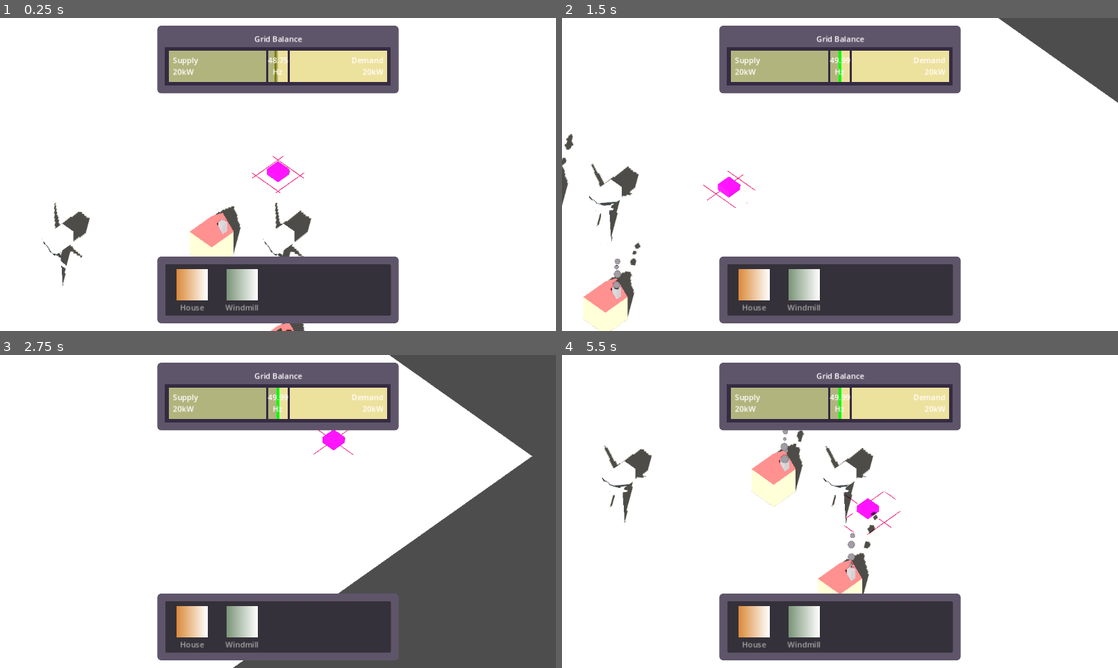
Above: before the commit, frames 1-4 (two rows, left to right).
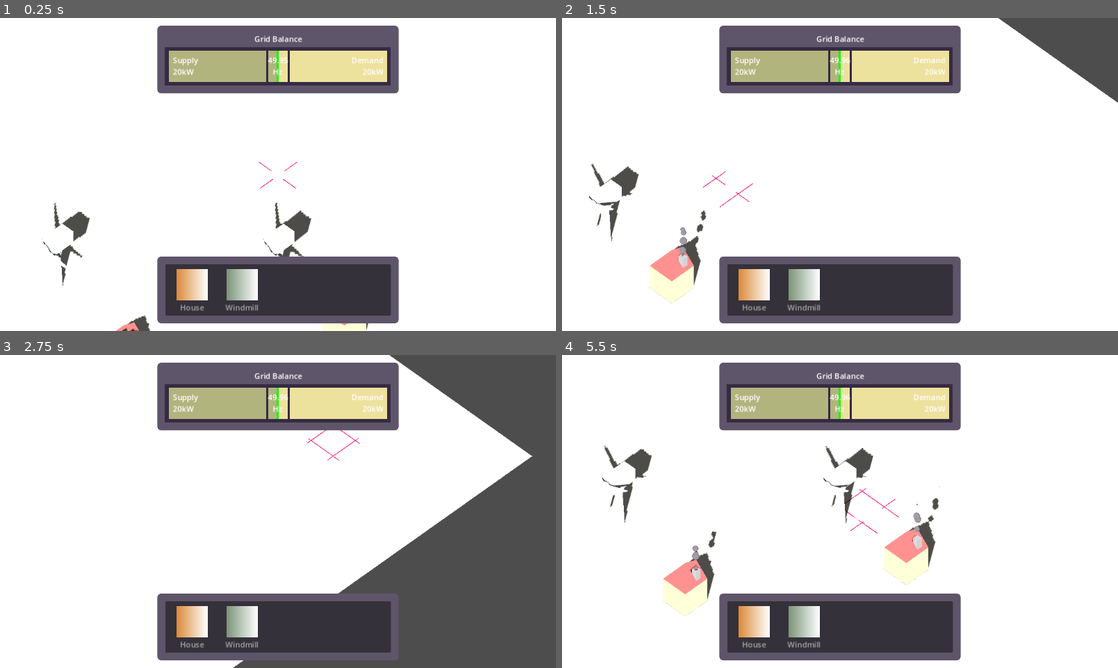
Above: after the commit, the same moments.

Repository: Vandebron/vandebron_game
Game: Godot game, scene res://world/main.tscn
Two runs of this game, one before a commit and one after it. Both use one fixed random seed, a clock stepped at 60 frames per second and the inputs below.
Inputs (mouse positions are in pixels of both pictures, inside the frame that each line leads up to):
- Up to frame 1 (0.25 s): no input
- Up to frame 2 (1.5 s): move the mouse to (962, 158) at 0.52 s; hold D (move_right) 0.53-1.28 s; click (962, 158) at 0.67 s; move the mouse to (728, 190) at 1.27 s; hold S (move_down) from 1.28 s (still down); click (728, 190) at 1.42 s
- Up to frame 3 (2.75 s): move the mouse to (333, 442) at 2.02 s; release S (move_down) at 2.03 s; hold D (move_right) from 2.03 s (still down); click (333, 442) at 2.17 s
- Up to frame 4 (5.5 s): move the mouse to (812, 574) at 2.77 s; release D (move_right) at 2.78 s; hold W (move_up) 2.78-3.53 s; click (812, 574) at 2.92 s; move the mouse to (1006, 558) at 3.52 s; hold A (move_left) 3.53-5.03 s; click (1006, 558) at 3.67 s; move the mouse to (673, 464) at 4.27 s; click (673, 464) at 4.42 s; move the mouse to (867, 511) at 5.02 s; hold S (move_down) from 5.03 s (still down); click (867, 511) at 5.17 s

The runs differ from the first frame. In frame 1, 2.0% of the frame differs, in the area x 9-67%, y 10-100%; in frame 2, 3.2%; in frame 3, 0.3%; in frame 4, 5.3%, in the area x 7-68%, y 10-84%.

Commit message:
Add ability to place buildings

Diff:
--- a/library/building/building_def.gd
+++ b/library/building/building_def.gd
@@ -6,3 +6,4 @@
 @export var display_name: String
 @export var image: Texture2D
 @export var model: PackedScene
+@export var scene: PackedScene
--- /dev/null
+++ b/library/constants.gd
@@ -0,0 +1,5 @@
+extends Node
+
+
+const GROUP_PRODUCER: String = "producer"
+const GROUP_CONSUMER: String = "consumer"
--- a/library/egrid/egrid.gd
+++ b/library/egrid/egrid.gd
@@ -1,12 +1,11 @@
 extends Node
 class_name EGrid # E=Energy
 
-
-@export var producer_container: Node
-@export var consumer_container: Node
 @export var target_frequency: float = 50.0
 @export var frequency_tolerance: float = 0.05
 
+@onready var producer_container: Node3D = %Producers
+@onready var consumer_container: Node3D = %Consumers
 @onready var supply_lbl: RichTextLabel = %SupplyLbl
 @onready var demand_lbl: RichTextLabel = %DemandLbl
 @onready var frequency_lbl: RichTextLabel = %FrequencyLbl
@@ -24,7 +23,7 @@
 func _physics_process(delta: float) -> void:
 	supply = get_supply()
 	demand = get_demand() # TODO: What if demand is zero? We get division by zero
-	balance = lerpf(balance, supply / demand, delta * balance_adj_rate)
+	balance = lerpf(balance, supply / demand, delta * balance_adj_rate) # TODO: Apply ease-in-out
 
 	_update_ui()
 
@@ -42,7 +41,7 @@
 
 
 func get_producers() -> Array[EAsset]:
-	# TODO: Refactor after this is fixed: https://github.com/godotengine/godot/issues/72566
+	# TODO: We do result.assign() because of this: https://github.com/godotengine/godot/issues/72566
 	var result: Array[EAsset] = []
 	result.assign(producer_container.get_children()
 		.map(func(node: Node) -> EAsset: return node as EAsset))
@@ -50,20 +49,21 @@
 
 
 func get_consumers() -> Array[Consumer]:
-	# TODO: Refactor after this is fixed: https://github.com/godotengine/godot/issues/72566
+	# TODO: We do result.assign() because of this: https://github.com/godotengine/godot/issues/72566
 	var result: Array[Consumer] = []
 	result.assign(consumer_container.get_children()
 		.map(func(node: Node) -> Consumer: return node as Consumer))
 	return result
 
 
-#func topNProducers(n: int, producers: Array[EAsset]) -> Array[EAsset]:
-	#producers.sort_custom(sort_by_power) # TODO: Sort mutates array; don't do that?
-	#return producers.slice(0, min(n, producers.size()))
+func add_producer(producer: EAsset, at_position: Vector3) -> void:
+	producer_container.add_child(producer)
+	producer.global_position = at_position
 
 
-#func sort_by_power(a: EAsset, b: EAsset) -> bool:
-	#return a.current_power < b.current_power
+func add_consumer(consumer: Consumer, at_position: Vector3) -> void:
+	consumer_container.add_child(consumer)
+	consumer.global_position = at_position
 
 
 func _update_ui() -> void:
--- a/library/model/model.gd
+++ b/library/model/model.gd
@@ -1,6 +1,5 @@
-extends Node
+extends Node3D
 class_name Model
 
-
-func get_animation_player() -> AnimationPlayer:
-	return get_node_or_null("AnimationPlayer")
+@export var mesh_nodes: Array[MeshInstance3D] # TODO: Think of a less hacky way to get all meshes; traverse scene tree?
+@export var animation_player: AnimationPlayer
--- a/library/shader/grid.gdshader
+++ b/library/shader/grid.gdshader
@@ -4,9 +4,9 @@
 //#define RIPPLE_ON_SURFACE
 
 uniform float cell_size = 1.0;
+uniform vec2 offset = vec2(0.0);
 uniform float line_width = 0.1;
 uniform vec4 line_color : source_color = vec4(0.0, 0.0, 0.0, 1.0);
-uniform vec2 offset = vec2(0.0);
 uniform vec3 mouse_world_pos;
 uniform float mouse_circle_size = 1.5;
 uniform vec4 mouse_circle_color : source_color = vec4(0.0, 0.0, 0.0, 1.0);
@@ -17,14 +17,14 @@
 varying vec2 fragment_world_pos;
 
 void vertex() {
-	fragment_world_pos = (MODEL_MATRIX * vec4(VERTEX, 1.0)).xz + offset;
+	fragment_world_pos = (MODEL_MATRIX * vec4(VERTEX, 1.0)).xz;
 }
 
 void fragment() {
 	float line_ratio = line_width / cell_size;
 	// The fractional part of the position within the current cell,
 	// adjusted by the line width.
-	vec2 pos_in_cell = fract(fragment_world_pos / cell_size + line_ratio / 2.0);
+	vec2 pos_in_cell = fract((fragment_world_pos + offset) / cell_size + line_ratio / 2.0);
 	// 1.0 if current fragment is a on line, 0.0 otherwise.
 	float is_line = step(line_ratio, pos_in_cell.x) * step(line_ratio, pos_in_cell.y);
 
--- a/library/ui/build_menu.gd
+++ b/library/ui/build_menu.gd
@@ -17,3 +17,4 @@
 func _on_item_clicked(index: int, _pos: Vector2, _mouse_btn: int) -> void:
 	var building: BuildingDef = get_item_metadata(index)
 	Events.build_initiated.emit(building)
+	deselect_all() # TODO: Would feel better if we only did this after building is placed
--- a/object/builder/builder.gd
+++ b/object/builder/builder.gd
@@ -1,22 +1,107 @@
 extends Node3D
 class_name Builder
 
-@export var building: BuildingDef:
-	set(value):
-		building = value
-		placement_model = building.model.instantiate()
-		add_child(placement_model)
+signal build_done(node: Node3D, at_position: Vector3)
 
-var placement_model: Node3D
+const highlight_material: Material = preload("res://object/builder/highlight_material.tres")
+const grid_cell_size := Vector3(1.0, 1.0, 1.0)
+
+@export var building: BuildingDef: set=set_building
+
+# This is so we don't immediately build the building after selecting it from the list
+@onready var placement_debounce: Timer = $PlacementDebounce
+
+var placement_model: Model
 
 var _physics_space_state: PhysicsDirectSpaceState3D
+var _build_confirmed: bool
+var _build_position: Vector3
+var _mouse_pos: Vector3
+var _hover_tween: Tween
 
 
 func _ready() -> void:
 	_physics_space_state = get_world_3d().direct_space_state
 
 
-func _physics_process(_delta: float) -> void:
-	var mouse_pos: Vector3 = InputUtil.get_mouse_world_position(_physics_space_state)
-	mouse_pos = snapped(mouse_pos, Vector3(1.0, 1.0, 1.0))
-	placement_model.global_position = mouse_pos
+func _physics_process(delta: float) -> void:
+	if _build_confirmed:
+		return
+
+	_mouse_pos = InputUtil.get_mouse_world_position(_physics_space_state)
+	_mouse_pos = snapped(_mouse_pos, grid_cell_size)
+
+	placement_model.global_position = \
+		lerp(placement_model.global_position, _mouse_pos, delta * 15.0)
+
+
+func confirm() -> void:
+	if !_is_ready_for_placement():
+		return
+
+	_build_confirmed = true
+	_build_position = _mouse_pos
+
+	_hover_tween.kill()
+	var twirl_tween: Tween = _add_twirl_animation()
+	twirl_tween.tween_callback(self._done)
+
+
+func cancel() -> void:
+	if _build_confirmed:
+		return # Too late to cancel now, as the build placement is already confirmed
+
+	queue_free()
+
+
+func _done() -> void:
+	var node: Node3D = building.scene.instantiate()
+	build_done.emit(node, _build_position)
+
+	queue_free()
+
+
+func _add_hover_animation() -> void:
+	_hover_tween = create_tween()
+	# Bob up and down
+	_hover_tween.set_ease(Tween.EASE_IN_OUT)
+	_hover_tween.set_trans(Tween.TRANS_SINE)
+	_hover_tween.tween_property(placement_model, "global_position:y", 0.4, 1.0)
+	_hover_tween.tween_property(placement_model, "global_position:y", 0.0, 1.0)
+	_hover_tween.set_loops()
+
+
+func _add_twirl_animation() -> Tween:
+	var tween: Tween = create_tween()
+	# Rise and twirl
+	tween.set_ease(Tween.EASE_IN_OUT)
+	tween.set_trans(Tween.TRANS_SINE)
+	tween.tween_property(placement_model, "global_rotation:y", TAU, 0.4)
+	tween.parallel().tween_property(placement_model, "global_position:y", 0.8, 0.4)
+	# Fall and bounce
+	tween.chain()\
+		.set_ease(Tween.EASE_OUT)\
+		.set_trans(Tween.TRANS_BOUNCE)\
+		.tween_property(placement_model, "global_position:y", 0.0, 0.35)
+	return tween
+
+
+func _add_highlight() -> void:
+	for mesh in placement_model.mesh_nodes:
+		mesh.material_overlay = highlight_material
+		mesh.transparency = 0.5
+
+
+func _is_ready_for_placement() -> bool:
+	return !_build_confirmed && placement_debounce.time_left == 0
+
+
+func set_building(value: BuildingDef) -> void:
+	building = value
+
+	# TODO: Can we get this typed as Model in BuildingDef?
+	placement_model = building.model.instantiate() as Model
+	add_child(placement_model)
+
+	call_deferred("_add_hover_animation")
+	_add_highlight()
--- a/object/builder/builder.tscn
+++ b/object/builder/builder.tscn
@@ -4,3 +4,8 @@
 
 [node name="Builder" type="Node3D"]
 script = ExtResource("1_lh082")
+
+[node name="PlacementDebounce" type="Timer" parent="."]
+wait_time = 0.2
+one_shot = true
+autostart = true
--- /dev/null
+++ b/object/builder/highlight_material.tres
@@ -0,0 +1,6 @@
+[gd_resource type="StandardMaterial3D" format=3 uid="uid://bmo3pjsu8nm0w"]
+
+[resource]
+diffuse_mode = 3
+specular_mode = 1
+albedo_color = Color(0, 1, 1, 1)
--- a/object/consumer/consumer.gd
+++ b/object/consumer/consumer.gd
@@ -1,4 +1,14 @@
-extends Node
+extends Node3D
 class_name Consumer
 
 @export var demand: float
+
+@onready var house_model: Model = $HouseModel
+
+
+func _init() -> void:
+	add_to_group(Constants.GROUP_CONSUMER)
+
+
+func _ready() -> void:
+	house_model.animation_player.play("consume")
--- a/object/consumer/consumer.tscn
+++ b/object/consumer/consumer.tscn
@@ -5,5 +5,6 @@
 
 [node name="Consumer" type="Node3D"]
 script = ExtResource("1_fkbgk")
+demand = 10.0
 
-[node name="House" parent="." instance=ExtResource("2_em8mf")]
+[node name="HouseModel" parent="." instance=ExtResource("2_em8mf")]
--- a/object/consumer/consumer_building_def.tres
+++ b/object/consumer/consumer_building_def.tres
@@ -1,7 +1,8 @@
-[gd_resource type="Resource" script_class="BuildingDef" load_steps=5 format=3 uid="uid://diejrlo4iciyb"]
+[gd_resource type="Resource" script_class="BuildingDef" load_steps=6 format=3 uid="uid://diejrlo4iciyb"]
 
 [ext_resource type="Script" path="res://library/building/building_def.gd" id="1_6vwfd"]
 [ext_resource type="PackedScene" uid="uid://5yby1xliao2j" path="res://object/consumer/house_model.tscn" id="1_mjwmw"]
+[ext_resource type="PackedScene" uid="uid://vjdf3kwb88ov" path="res://object/consumer/consumer.tscn" id="2_c5yd1"]
 
 [sub_resource type="Gradient" id="Gradient_2gdk5"]
 offsets = PackedFloat32Array(0.00649351, 1)
@@ -17,3 +18,4 @@
 display_name = "House"
 image = SubResource("GradientTexture2D_1l38a")
 model = ExtResource("1_mjwmw")
+scene = ExtResource("2_c5yd1")
--- a/object/consumer/house_model.tscn
+++ b/object/consumer/house_model.tscn
@@ -35,12 +35,13 @@
 curve = SubResource("Curve_0yacr")
 
 [sub_resource type="ParticleProcessMaterial" id="ParticleProcessMaterial_n0xyu"]
+direction = Vector3(1, 1, 1)
 spread = 90.0
-initial_velocity_min = 0.2
-initial_velocity_max = 0.8
-gravity = Vector3(2.08165e-12, 9, 2.08165e-12)
-damping_min = 8.0
-damping_max = 9.0
+initial_velocity_min = 0.5
+initial_velocity_max = 0.6
+gravity = Vector3(2.08165e-12, 9.8, 2.08165e-12)
+damping_min = 9.0
+damping_max = 9.5
 scale_min = 0.2
 scale_max = 0.3
 scale_curve = SubResource("CurveTexture_3fvf2")
@@ -55,8 +56,47 @@
 radial_segments = 8
 rings = 4
 
-[node name="HouseModel" type="Node3D"]
+[sub_resource type="Animation" id="Animation_ypnf4"]
+resource_name = "consume"
+loop_mode = 1
+tracks/0/type = "value"
+tracks/0/imported = false
+tracks/0/enabled = true
+tracks/0/path = NodePath("House/Chimney/SmokeParticles:emitting")
+tracks/0/interp = 1
+tracks/0/loop_wrap = true
+tracks/0/keys = {
+"times": PackedFloat32Array(0),
+"transitions": PackedFloat32Array(1),
+"update": 1,
+"values": [true]
+}
+
+[sub_resource type="Animation" id="Animation_eaci6"]
+length = 0.001
+tracks/0/type = "value"
+tracks/0/imported = false
+tracks/0/enabled = true
+tracks/0/path = NodePath("House/Chimney/SmokeParticles:emitting")
+tracks/0/interp = 1
+tracks/0/loop_wrap = true
+tracks/0/keys = {
+"times": PackedFloat32Array(0),
+"transitions": PackedFloat32Array(1),
+"update": 1,
+"values": [false]
+}
+
+[sub_resource type="AnimationLibrary" id="AnimationLibrary_hdayl"]
+_data = {
+"RESET": SubResource("Animation_eaci6"),
+"consume": SubResource("Animation_ypnf4")
+}
+
+[node name="HouseModel" type="Node3D" node_paths=PackedStringArray("mesh_nodes", "animation_player")]
 script = ExtResource("1_jtxf5")
+mesh_nodes = [NodePath("House"), NodePath("House/Roof"), NodePath("House/Chimney")]
+animation_player = NodePath("AnimationPlayer")
 
 [node name="House" type="MeshInstance3D" parent="."]
 transform = Transform3D(1, 0, 0, 0, 1, 0, 0, 0, 1, 2.08165e-12, 0.5, 2.08165e-12)
@@ -75,6 +115,12 @@
 
 [node name="SmokeParticles" type="GPUParticles3D" parent="House/Chimney"]
 transform = Transform3D(1, 0, 0, 0, 1, 0, 0, 0, 1, 2.08165e-12, 0.5, 2.08165e-12)
+emitting = false
 lifetime = 2.0
 process_material = SubResource("ParticleProcessMaterial_n0xyu")
 draw_pass_1 = SubResource("SphereMesh_rhgfd")
+
+[node name="AnimationPlayer" type="AnimationPlayer" parent="."]
+libraries = {
+"": SubResource("AnimationLibrary_hdayl")
+}
--- a/object/easset/easset.gd
+++ b/object/easset/easset.gd
@@ -1,4 +1,4 @@
-extends Node
+extends Node3D
 class_name EAsset # E=Energy
 
 @export var nominal_power: float = 10.0
@@ -10,8 +10,12 @@
 var current_power: float
 
 
+func _init() -> void:
+	add_to_group(Constants.GROUP_PRODUCER)
+
+
 func _ready() -> void:
-	model.get_animation_player().play("spin")
+	model.animation_player.play("spin")
 
 
 func _physics_process(_delta: float) -> void:
--- a/object/terrain.gd
+++ b/object/terrain.gd
@@ -13,4 +13,3 @@
 func _process(_delta: float) -> void:
 	var mouse_pos: Vector3 = InputUtil.get_mouse_world_position(_physics_space_state)
 	grid_material.set_shader_parameter("mouse_world_pos", mouse_pos)
-	$MeshInstance3D.global_position = mouse_pos
--- a/object/windmill/windmill_building_def.tres
+++ b/object/windmill/windmill_building_def.tres
@@ -1,7 +1,8 @@
-[gd_resource type="Resource" script_class="BuildingDef" load_steps=5 format=3 uid="uid://b0r1cr25214g"]
+[gd_resource type="Resource" script_class="BuildingDef" load_steps=6 format=3 uid="uid://b0r1cr25214g"]
 
 [ext_resource type="PackedScene" uid="uid://bxgfnp120gfmk" path="res://object/windmill/windmill_model.tscn" id="1_2sd7r"]
 [ext_resource type="Script" path="res://library/building/building_def.gd" id="1_747nt"]
+[ext_resource type="PackedScene" uid="uid://kplamygjx6ob" path="res://object/easset/easset.tscn" id="2_y0x35"]
 
 [sub_resource type="Gradient" id="Gradient_xdggp"]
 colors = PackedColorArray(0.489317, 0.587299, 0.480487, 1, 1, 1, 1, 1)
@@ -16,3 +17,4 @@
 display_name = "Windmill"
 image = SubResource("GradientTexture2D_hih47")
 model = ExtResource("1_2sd7r")
+scene = ExtResource("2_y0x35")
--- a/object/windmill/windmill_model.tscn
+++ b/object/windmill/windmill_model.tscn
@@ -58,8 +58,10 @@
 "spin": SubResource("Animation_n6f24")
 }
 
-[node name="WindmillModel" type="Node3D"]
+[node name="WindmillModel" type="Node3D" node_paths=PackedStringArray("mesh_nodes", "animation_player")]
 script = ExtResource("1_lpmrv")
+mesh_nodes = [NodePath("Windmill"), NodePath("Windmill/ControlRoom"), NodePath("Windmill/ControlRoom/Blades/Knob"), NodePath("Windmill/ControlRoom/Blades/Blade1"), NodePath("Windmill/ControlRoom/Blades/Blade2"), NodePath("Windmill/ControlRoom/Blades/Blade3")]
+animation_player = NodePath("AnimationPlayer")
 
 [node name="Windmill" type="MeshInstance3D" parent="."]
 transform = Transform3D(1, 0, 0, 0, 1, 0, 0, 0, 1, 2.08165e-12, 1, 2.08165e-12)
--- a/project.godot
+++ b/project.godot
@@ -17,6 +17,7 @@
 
 [autoload]
 
+Constants="*res://library/constants.gd"
 Utils="*res://library/utils.gd"
 InputUtil="*res://library/input/input_util.gd"
 Events="*res://library/events.gd"
--- a/world/main.gd
+++ b/world/main.gd
@@ -1,6 +1,8 @@
 extends Node3D
 
 const native_resolution := Vector2i(320, 180)
+
+@export var egrid: EGrid
 
 var builder: Builder
 
@@ -13,13 +15,32 @@
 	#get_tree().root.size_changed.connect(self._resize_subviewport)
 
 
+func _input(event: InputEvent) -> void:
+	if builder && is_instance_valid(builder):
+		if event is InputEventMouseButton && event.is_released():
+			if event.button_index == MOUSE_BUTTON_LEFT:
+				builder.confirm()
+			elif event.button_index == MOUSE_BUTTON_RIGHT:
+				builder.cancel()
+
+
 func _on_build_initiated(building: BuildingDef) -> void:
-	if builder:
+	if builder && is_instance_valid(builder):
 		builder.queue_free()
 
 	builder = preload("res://object/builder/builder.tscn").instantiate()
 	builder.building = building
 	%World.add_child(builder)
+	builder.build_done.connect(self._add_new_building_to_world)
+
+
+func _add_new_building_to_world(node: Node3D, at_position: Vector3) -> void:
+	if node.is_in_group(Constants.GROUP_PRODUCER):
+		egrid.add_producer(node, at_position)
+	elif node.is_in_group(Constants.GROUP_CONSUMER):
+		egrid.add_consumer(node, at_position)
+	else:
+		printerr("Trying to add unknown building type to world")
 
 
 func _resize_subviewport() -> void:
--- a/world/main.tscn
+++ b/world/main.tscn
@@ -27,9 +27,9 @@
 render_priority = 0
 shader = ExtResource("1_kb3f1")
 shader_parameter/cell_size = 1.0
+shader_parameter/offset = Vector2(1.5, 1.5)
 shader_parameter/line_width = 0.025
 shader_parameter/line_color = Color(1, 1, 1, 1)
-shader_parameter/offset = Vector2(0, 0)
 shader_parameter/mouse_world_pos = null
 shader_parameter/mouse_circle_size = 1.5
 shader_parameter/mouse_circle_color = Color(0.894118, 0, 0.439216, 1)
@@ -44,12 +44,6 @@
 albedo_color = Color(1, 0.992157, 0.94902, 1)
 roughness = 0.0
 
-[sub_resource type="BoxMesh" id="BoxMesh_0wpca"]
-size = Vector3(0.5, 0.5, 0.5)
-
-[sub_resource type="StandardMaterial3D" id="StandardMaterial3D_eopj6"]
-albedo_color = Color(1, 0, 1, 1)
-
 [sub_resource type="StyleBoxFlat" id="StyleBoxFlat_loqhr"]
 content_margin_left = 8.0
 content_margin_top = 8.0
@@ -77,8 +71,9 @@
 [sub_resource type="GradientTexture2D" id="GradientTexture2D_ft275"]
 gradient = SubResource("Gradient_niknj")
 
-[node name="Main" type="Node3D"]
+[node name="Main" type="Node3D" node_paths=PackedStringArray("egrid")]
 script = ExtResource("1_8dagw")
+egrid = NodePath("SubViewportContainer/SubViewport/World/EnergyGrid")
 
 [node name="WorldEnvironment" type="WorldEnvironment" parent="."]
 environment = SubResource("Environment_khv8l")
@@ -135,17 +130,12 @@
 surface_material_override/0 = SubResource("StandardMaterial3D_cqn2p")
 script = ExtResource("2_dqac5")
 
-[node name="MeshInstance3D" type="MeshInstance3D" parent="SubViewportContainer/SubViewport/World/Terrain"]
-mesh = SubResource("BoxMesh_0wpca")
-surface_material_override/0 = SubResource("StandardMaterial3D_eopj6")
-
-[node name="EnergyGrid" type="Node3D" parent="SubViewportContainer/SubViewport/World" node_paths=PackedStringArray("producer_container", "consumer_container")]
+[node name="EnergyGrid" type="Node3D" parent="SubViewportContainer/SubViewport/World"]
 script = ExtResource("5_mqi84")
-producer_container = NodePath("Producers")
-consumer_container = NodePath("Consumers")
-balance_adj_rate = 4.71
+balance_adj_rate = 0.05
 
 [node name="Producers" type="Node3D" parent="SubViewportContainer/SubViewport/World/EnergyGrid"]
+unique_name_in_owner = true
 
 [node name="EAsset" parent="SubViewportContainer/SubViewport/World/EnergyGrid/Producers" instance=ExtResource("6_jw3nt")]
 
@@ -153,14 +143,13 @@
 transform = Transform3D(1, 0, 0, 0, 1, 0, 0, 0, 1, -5, 0, 5)
 
 [node name="Consumers" type="Node3D" parent="SubViewportContainer/SubViewport/World/EnergyGrid"]
+unique_name_in_owner = true
 
 [node name="Consumer2" parent="SubViewportContainer/SubViewport/World/EnergyGrid/Consumers" instance=ExtResource("6_q1483")]
-transform = Transform3D(1, 0, 0, 0, 1, 0, 0, 0, 1, 2.5, 2.08165e-12, 2.5)
-demand = 10.0
+transform = Transform3D(1, 0, 0, 0, 1, 0, 0, 0, 1, 3, 0, 0)
 
 [node name="Consumer" parent="SubViewportContainer/SubViewport/World/EnergyGrid/Consumers" instance=ExtResource("6_q1483")]
-transform = Transform3D(1, 0, 0, 0, 1, 0, 0, 0, 1, -2.5, 2.08165e-12, 0.5)
-demand = 10.0
+transform = Transform3D(1, 0, 0, 0, 1, 0, 0, 0, 1, -1, 0, 6)
 
 [node name="UICanvasLayer" type="CanvasLayer" parent="."]
 
Not shown: 1 places in object/consumer/house_model.tscn that only renumber resources
Not shown: 1 places in world/main.tscn that only renumber resources
